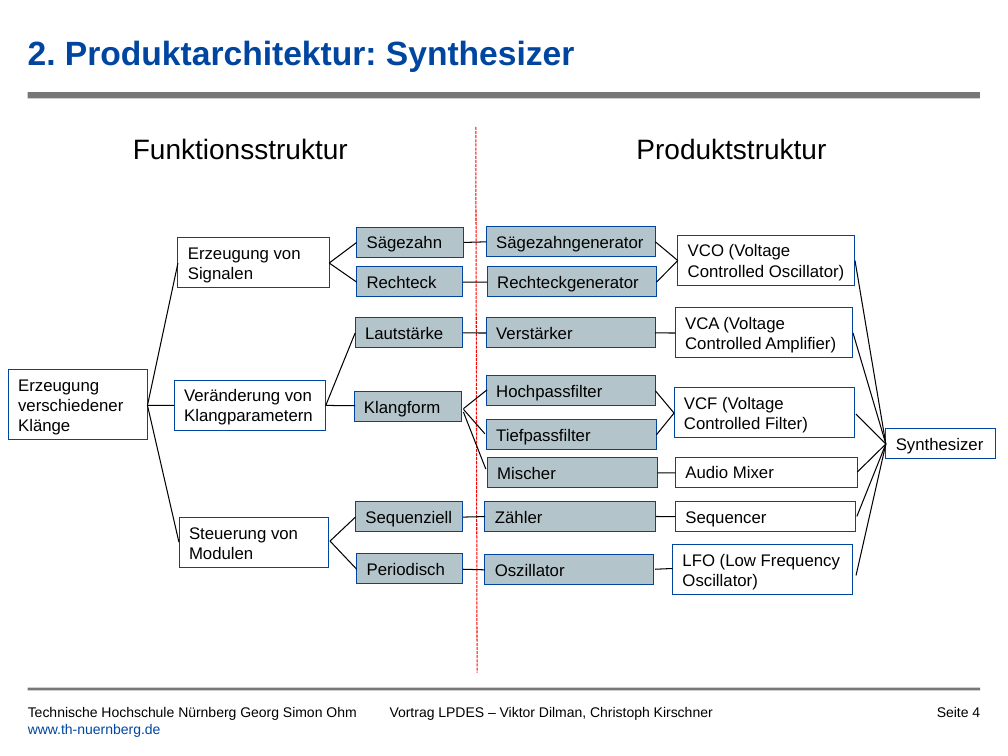
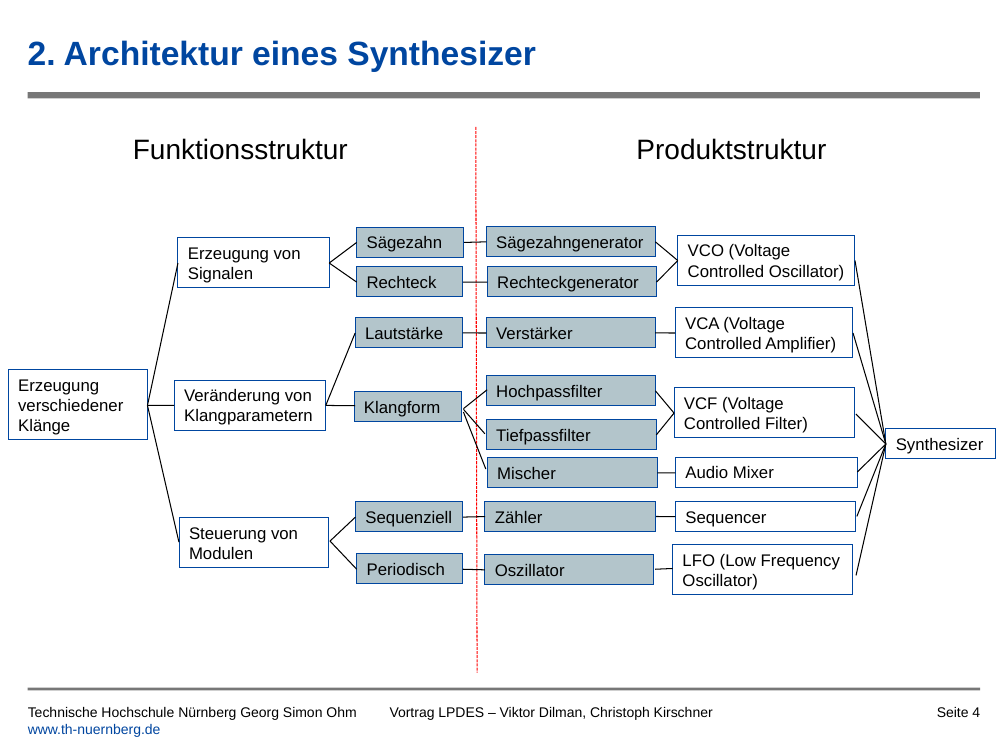
Before and after one commit to tsedlmeier/Synthesizer, a slide deck: slide 4 of Vortrag/Leiterplatte_als_Musikinstrument_Kirschner_Dilman.pptx. Drawn at 1008x756 pixels with LibreOffice and Linux fonts; fonts in the diff are those of the drawing; background and template pictures are left out. Boxes give left, top, right and bottom in pixels: in the first picture for what was removed or moved away, otherwise in the second. Text is boxed around its words. In the diff, an @@ line names an element or a change of style, - is before the commit and + after.

```diff
--- a/Vortrag/Leiterplatte_als_Musikinstrument_Kirschner_Dilman.pptx
+++ b/Vortrag/Leiterplatte_als_Musikinstrument_Kirschner_Dilman.pptx
@@ title at bbox=[28, 40, 536, 72]: text changed @@
-2. Produktarchitektur: Synthesizer
+2. Architektur eines Synthesizer
```
Also in this commit, not shown: 3 other slides changed, 3 slides added, 1 other file.
